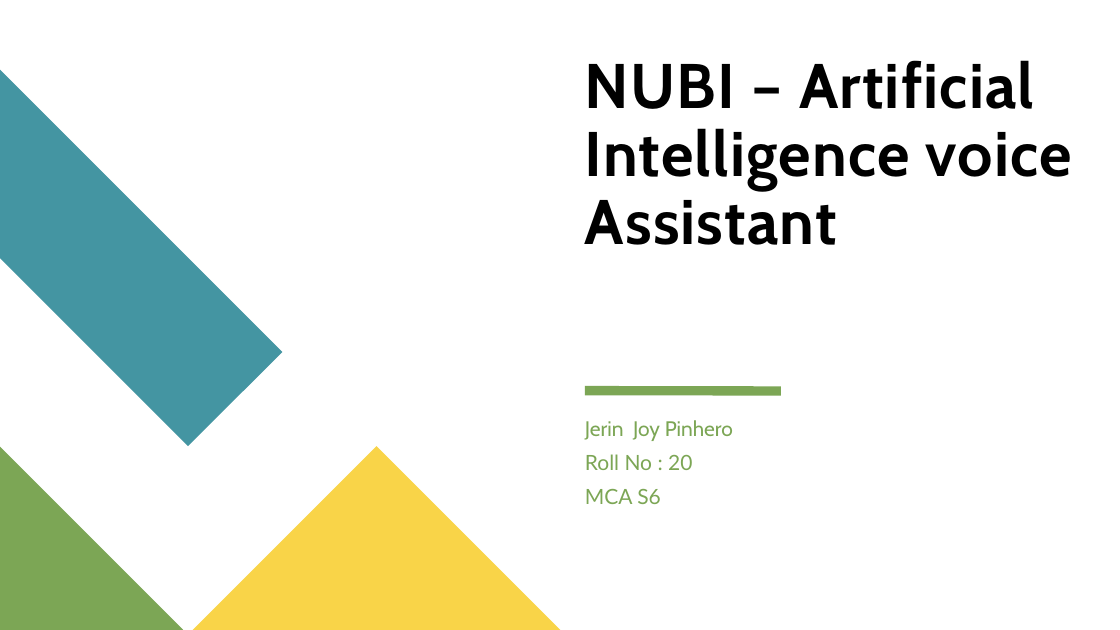
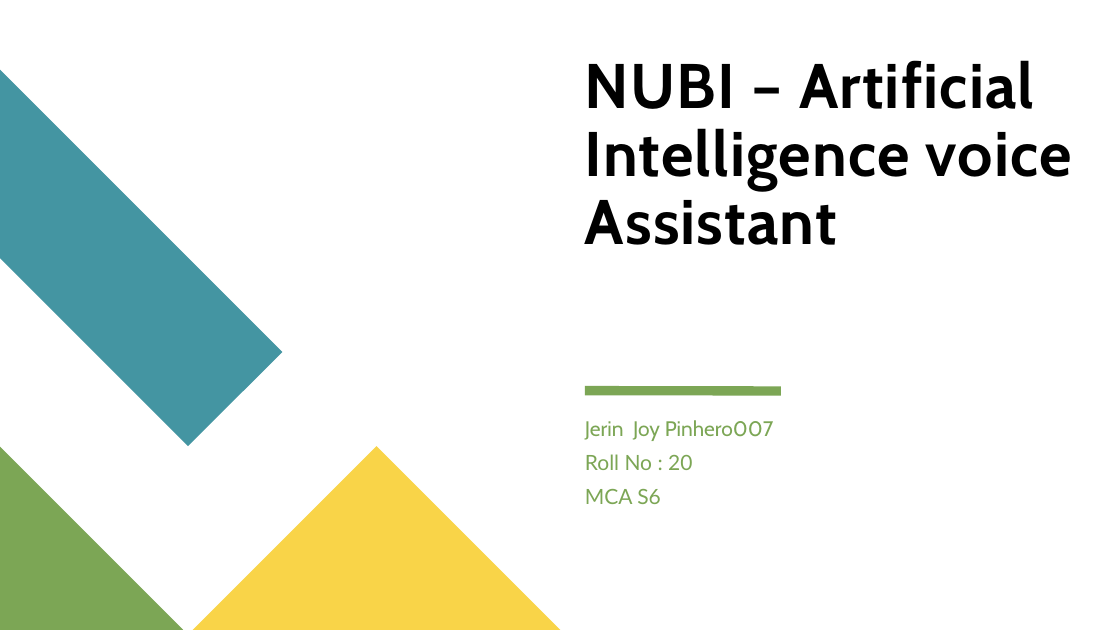
Before and after one commit to jerinjoy007/Voice-Assistant, a slide deck: slide 1 of myppt.pptx. Drawn at 1120x630 pixels with LibreOffice and Linux fonts; fonts in the diff are those of the drawing. Boxes give left, top, right and bottom in pixels: in the first picture for what was removed or moved away, otherwise in the second. Text is boxed around its words. In the diff, an @@ line names an element or a change of style, - is before the commit and + after.

```diff
--- a/myppt.pptx
+++ b/myppt.pptx
@@ text at (x1=585, y1=420, x2=774, y2=441): text changed @@
-Jerin Joy Pinhero
+Jerin Joy Pinhero007
```
Also in this commit, not shown: 7 other slides changed.
